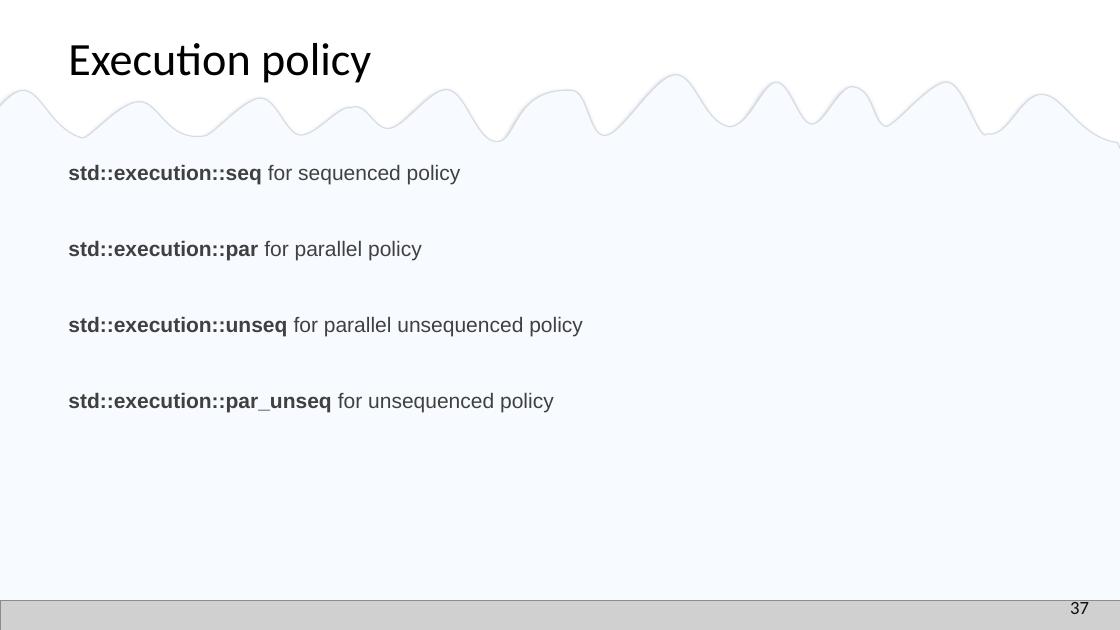
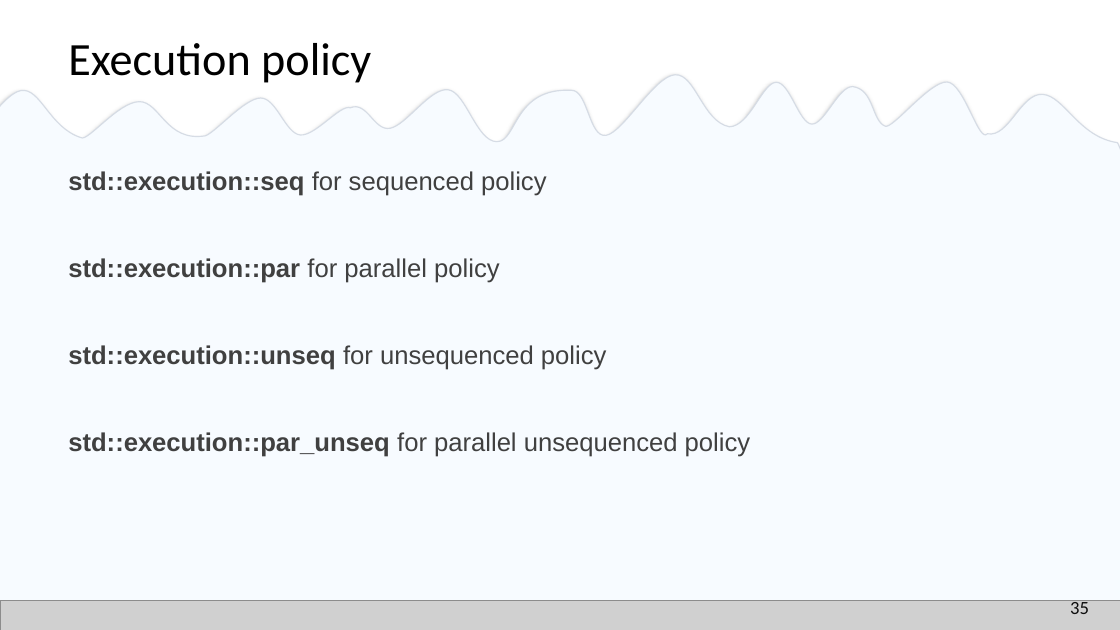
Before and after one commit to EmptySquareBubble/StoriesFromAParallelUniverse-, a slide deck: slide 36 of stories_from_a_paralel_universe.pptx (slide 38 before the commit). Drawn at 1120x630 pixels with LibreOffice and Linux fonts; fonts in the diff are those of the drawing; grey boxes stand for pictures. Boxes give left, top, right and bottom in pixels: in the first picture for what was removed or moved away, otherwise in the second. Text is boxed around its words. In the diff, an @@ line names an element or a change of style, - is before the commit and + after.

```diff
--- a/stories_from_a_paralel_universe.pptx
+++ b/stories_from_a_paralel_universe.pptx
@@ text at [68, 171, 546, 283]: size 18 to 22 pt in "std::execution::seq for sequenced policy", "std::execution::par for parallel policy" @@
@@ text at [68, 345, 751, 457]: text changed; size 18 to 22 pt @@
-  std::execution::unseq for parallel unsequenced policy
-  std::execution::par_unseq for unsequenced policy
+  std::execution::unseq for unsequenced policy
+  std::execution::par_unseq for parallel unsequenced policy
@@ page number at [1070, 599, 1089, 614]: text changed @@
-37
+35
```
Also in this commit, not shown: 18 other slides changed, 2 slides added, 2 slides removed.
